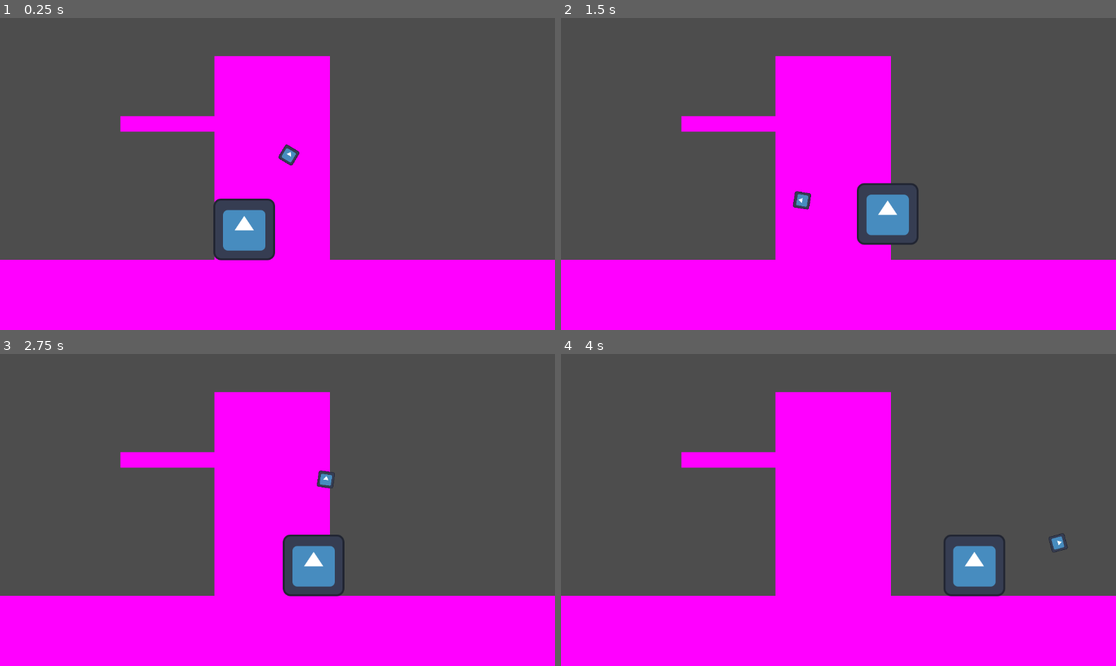
Above: before the commit, frames 1-4 (two rows, left to right).
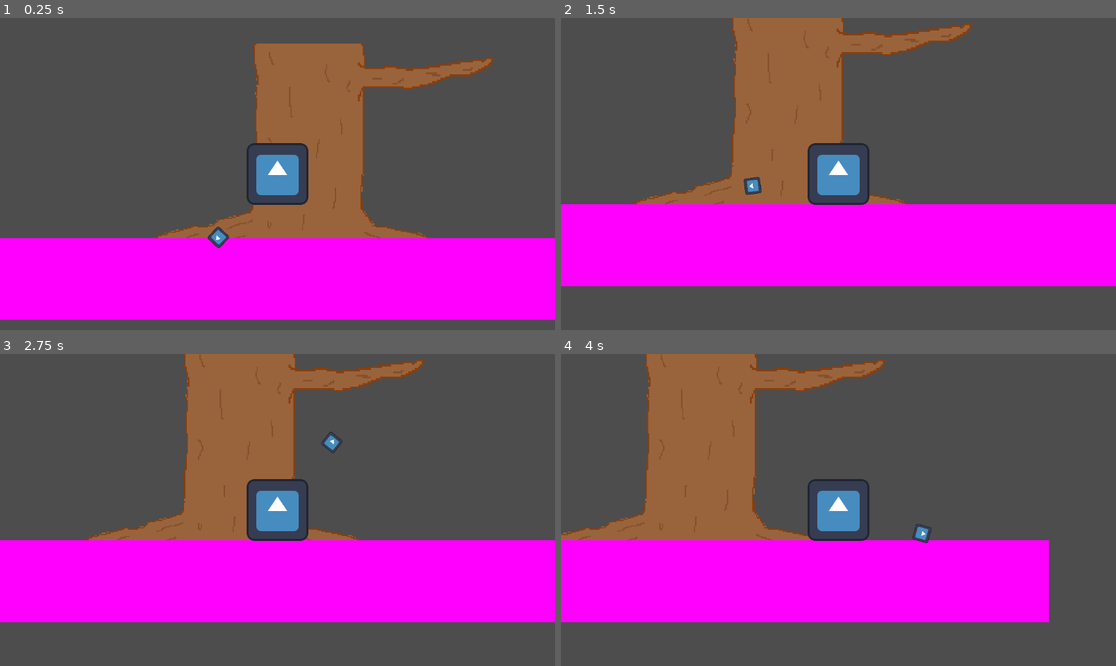
Above: after the commit, the same moments.

Repository: paxelotl/lame-jam-48
Game: Godot game, scene res://main.tscn
The game is run twice, just before and just after one commit, with the same random seed, the same clock (stepped at 60 frames per second) and the same inputs. The engine's default icon, where the game draws it, is replaced by a stand-in: a white triangle on a blue panel in a dark square.
Inputs (mouse positions are in pixels of both pictures, inside the frame that each line leads up to):
- Up to frame 1 (0.25 s): no input
- Up to frame 2 (1.5 s): move the mouse to (960, 158) at 0.52 s; press the mouse at (960, 158) at 0.53 s; hold D (move_right) from 0.53 s (still down); move the mouse to (727, 189) at 1.27 s; release the mouse at (727, 189) at 1.28 s; click (727, 189) at 1.35 s
- Up to frame 3 (2.75 s): move the mouse to (333, 441) at 2.02 s; release D (move_right) at 2.03 s; press the mouse at (333, 441) at 2.03 s; hold A (move_left) from 2.03 s (still down)
- Up to frame 4 (4 s): move the mouse to (810, 572) at 2.77 s; release A (move_left) at 2.78 s; release the mouse at (810, 572) at 2.78 s; hold D (move_right) from 2.78 s (still down); click (810, 572) at 2.85 s; move the mouse to (1005, 556) at 3.52 s; press the mouse at (1005, 556) at 3.53 s

The runs differ from the first frame. In frame 1, 29% of the frame differs, in the area x 0-100%, y 8-100%; in frame 2, 47%; in frame 3, 47%; in frame 4, 52%, in the area x 0-100%, y 0-100%.

Commit message:
Add tree texture and barrier
I may love procrastination but ITS TIME TO LOCK THE FUCK IN

Diff:
--- /dev/null
+++ b/barrier.gd
@@ -0,0 +1,6 @@
+extends Node2D
+
+@onready var player: CharacterBody2D = $"../Player"
+
+func _process(delta: float) -> void:
+	position.y = player.position.y
--- /dev/null
+++ b/camera.gd
@@ -0,0 +1,6 @@
+extends Camera2D
+
+@onready var player = $"../Player"
+
+func _process(delta: float) -> void:
+	position = player.position
--- a/main.tscn
+++ b/main.tscn
@@ -1,7 +1,18 @@
-[gd_scene load_steps=7 format=3 uid="uid://be5nvjctv2mog"]
+[gd_scene load_steps=14 format=3 uid="uid://be5nvjctv2mog"]
 
 [ext_resource type="Texture2D" uid="uid://dmjsgkkka2uq0" path="res://icon.svg" id="1_jjf2p"]
+[ext_resource type="Script" path="res://camera.gd" id="1_nd02i"]
 [ext_resource type="Script" path="res://player.gd" id="1_p2a2v"]
+[ext_resource type="Script" path="res://barrier.gd" id="1_qhh25"]
+[ext_resource type="Texture2D" uid="uid://cnnqwpek3ghe3" path="res://textures/trunk.png" id="3_c8mmq"]
+[ext_resource type="Texture2D" uid="uid://8cbqnjjucp1u" path="res://textures/branch.png" id="3_mfslt"]
+[ext_resource type="Texture2D" uid="uid://cwpxadk5lok7q" path="res://textures/base.png" id="4_71370"]
+
+[sub_resource type="RectangleShape2D" id="RectangleShape2D_l3tgl"]
+size = Vector2(100, 500)
+
+[sub_resource type="RectangleShape2D" id="RectangleShape2D_3uv2r"]
+size = Vector2(100, 500)
 
 [sub_resource type="RectangleShape2D" id="RectangleShape2D_udbxq"]
 size = Vector2(126, 126)
@@ -13,23 +24,39 @@
 size = Vector2(200, 200)
 
 [sub_resource type="RectangleShape2D" id="RectangleShape2D_8ut7a"]
-size = Vector2(19.3954, 20)
+size = Vector2(18.3237, 20)
 
 [node name="Main" type="Node"]
 
-[node name="CharacterBody2D" type="CharacterBody2D" parent="."]
+[node name="Camera" type="Camera2D" parent="."]
+position = Vector2(398, 539)
+script = ExtResource("1_nd02i")
+
+[node name="Barrier" type="StaticBody2D" parent="."]
+position = Vector2(576, 422)
+script = ExtResource("1_qhh25")
+
+[node name="Left" type="CollisionShape2D" parent="Barrier"]
+position = Vector2(-600, 0)
+shape = SubResource("RectangleShape2D_l3tgl")
+
+[node name="Right" type="CollisionShape2D" parent="Barrier"]
+position = Vector2(600, 0)
+shape = SubResource("RectangleShape2D_3uv2r")
+
+[node name="Player" type="CharacterBody2D" parent="."]
 position = Vector2(507, 422)
 script = ExtResource("1_p2a2v")
 
-[node name="CollisionShape2D" type="CollisionShape2D" parent="CharacterBody2D"]
+[node name="CollisionShape2D" type="CollisionShape2D" parent="Player"]
 shape = SubResource("RectangleShape2D_udbxq")
 
-[node name="Sprite2D" type="Sprite2D" parent="CharacterBody2D/CollisionShape2D"]
+[node name="Sprite2D" type="Sprite2D" parent="Player/CollisionShape2D"]
 texture = ExtResource("1_jjf2p")
 
-[node name="ArrowPivot" type="Node2D" parent="CharacterBody2D"]
+[node name="ArrowPivot" type="Node2D" parent="Player"]
 
-[node name="Arrow" type="Sprite2D" parent="CharacterBody2D/ArrowPivot"]
+[node name="Arrow" type="Sprite2D" parent="Player/ArrowPivot"]
 position = Vector2(180, 0)
 rotation = 1.5708
 scale = Vector2(0.265625, 0.265625)
@@ -37,7 +64,7 @@
 
 [node name="Floor" type="StaticBody2D" parent="."]
 z_index = -1
-position = Vector2(518, 656)
+position = Vector2(576, 738)
 
 [node name="CollisionShape2D" type="CollisionShape2D" parent="Floor"]
 position = Vector2(-3, -69)
@@ -47,26 +74,37 @@
 scale = Vector2(7.22, 0.85)
 texture = SubResource("PlaceholderTexture2D_iy5xk")
 
-[node name="Pillar" type="Node2D" parent="."]
-position = Vector2(565, 303.489)
-scale = Vector2(1.19728, 2.24488)
+[node name="TrunkBase" type="Sprite2D" parent="."]
+z_index = -1
+position = Vector2(576, 382)
+scale = Vector2(2.63728, 2.24488)
+texture = ExtResource("4_71370")
 
-[node name="Tree" type="Sprite2D" parent="Pillar"]
+[node name="Trunk" type="Node2D" parent="."]
 z_index = -1
-texture = SubResource("PlaceholderTexture2D_iy5xk")
+position = Vector2(576, 584)
+scale = Vector2(2.63728, 2.24488)
 
-[node name="StaticBody2D" type="StaticBody2D" parent="Pillar"]
-position = Vector2(-133.636, -37.1906)
-scale = Vector2(13.9128, 0.712907)
+[node name="Sprite" type="Sprite2D" parent="Trunk"]
+z_index = -2
+position = Vector2(0, -90)
+texture = ExtResource("3_c8mmq")
 
-[node name="CollisionShape2D" type="CollisionShape2D" parent="Pillar/StaticBody2D"]
-position = Vector2(0.30229, 3.05176e-05)
-scale = Vector2(1, 1)
+[node name="BranchPoint" type="Node2D" parent="Trunk"]
+position = Vector2(0, -145)
+
+[node name="Branch" type="StaticBody2D" parent="."]
+position = Vector2(803, 245)
+scale = Vector2(34.022, 2.95936)
+
+[node name="Branch" type="Sprite2D" parent="Branch"]
+z_index = -1
+position = Vector2(-5.22289, 64.9838)
+scale = Vector2(0.0962525, 1.19011)
+texture = ExtResource("3_mfslt")
+
+[node name="CollisionShape2D" type="CollisionShape2D" parent="Branch"]
+position = Vector2(0.390196, 0)
+scale = Vector2(0.442293, 0.662534)
 shape = SubResource("RectangleShape2D_8ut7a")
 one_way_collision = true
-
-[node name="Branch" type="Sprite2D" parent="Pillar/StaticBody2D/CollisionShape2D"]
-z_index = -1
-position = Vector2(0, 3.05176e-05)
-scale = Vector2(0.0962525, 0.100229)
-texture = SubResource("PlaceholderTexture2D_iy5xk")
--- a/project.godot
+++ b/project.godot
@@ -35,5 +35,6 @@
 
 [rendering]
 
+textures/canvas_textures/default_texture_filter=0
 renderer/rendering_method="gl_compatibility"
 renderer/rendering_method.mobile="gl_compatibility"
Binary file added: textures/base.png
Not shown, added: textures/base.png.import
Binary file added: textures/branch.png
Not shown, added: textures/branch.png.import
Binary file added: textures/trunk.png
Not shown, added: textures/trunk.png.import
